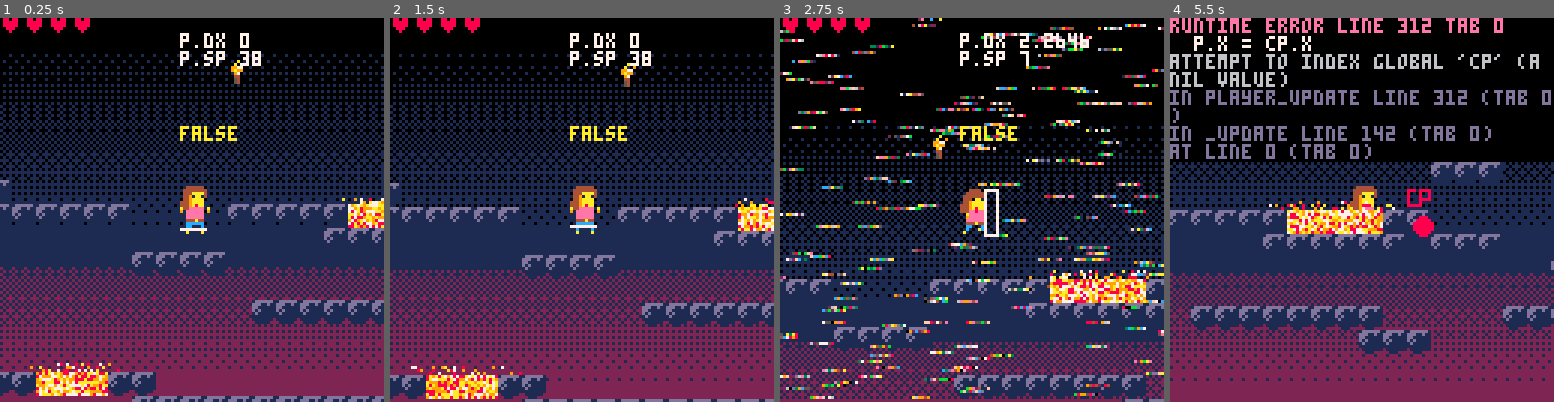
Above: before the commit, frames 1-4 (left to right).
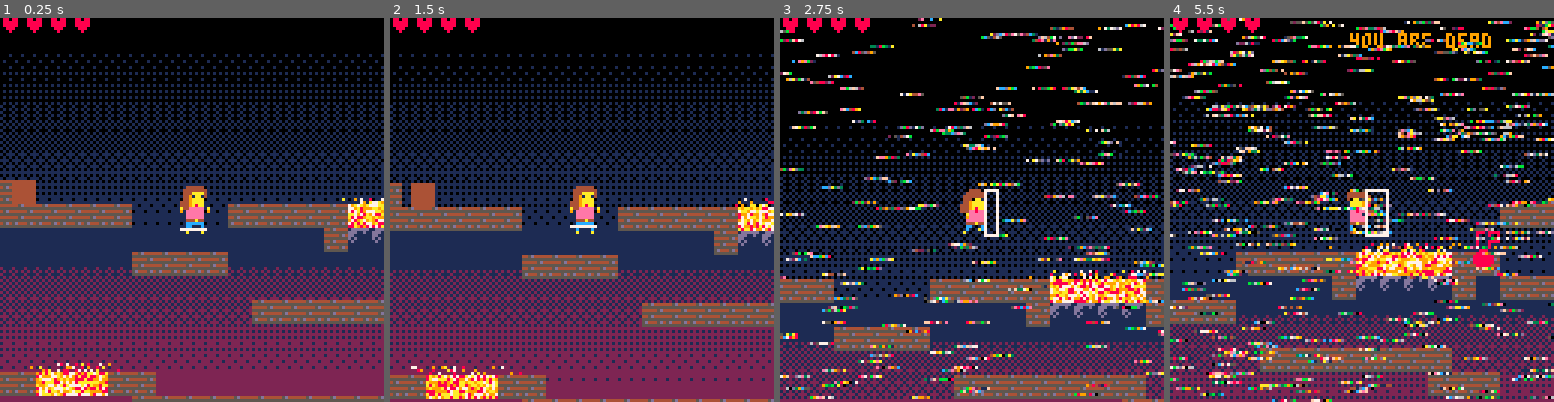
Above: after the commit, the same moments.

Repository: EmilieRobert33/SPOOKJAM
Game: PICO-8 cartridge spookjam.p8
Same seed, same stepped clock (60 frames per second), same inputs: the game is played once before the commit and once after it.
Inputs:
- Up to frame 1 (0.25 s): no input
- Up to frame 2 (1.5 s): tap X (X key) at 0.33, 1.07 s; tap O (Z key) at 0.7 s
- Up to frame 3 (2.75 s): hold Right 1.6-2.1 s; tap O (Z key) at 1.7, 2.1, 2.5 s; tap X (X key) at 1.85 s; hold Right from 2.47 s (still down)
- Up to frame 4 (5.5 s): tap O (Z key) every 0.4 s from 2.9 to 5.3 s; tap X (X key) at 2.97, 4.08, 5.2 s; release Right at 3.03 s; hold Left 3.08-3.58 s; hold Right 4.02-4.68 s; hold Left from 5.08 s (still down)

The runs differ from the first frame. In frame 1, 12% of the frame differs, in the area x 0-100%, y 3-100%; in frame 2, 11%; in frame 3, 9.0%; in frame 4, 49%, in the area x 0-100%, y 0-100%.
Error before the commit: runtime error line 312 tab 0; p.x = cp.x; attempt to index global 'cp' (a nil value)

Commit message:
die before cp and begin plateforme

Diff:
--- a/spookjam.p8
+++ b/spookjam.p8
@@ -43,6 +42,8 @@
 	mask.sp = 46
 	mask.taken = false
 
+	--objet plateforme
+	plateforme = {}
 
 	gravity = 0.3
 	friction = 0.85
@@ -60,6 +61,9 @@
 	--sfx
 	particules = {}
 	explosions = {}
+
+	--plateforme
+	make_plat(10,6)
 
 	------------test---------
 	x1r=0 y1r=0 x2r=0 y2r=0
@@ -112,9 +116,17 @@
 	--mask 2
 	spr(mask.sp,mask.x,mask.y,2,2)
 
+	if(p.mort==true
+	and p.cp==false) then
+		--restart game
+			print("you are dead ",p.x,p.y-51,9)
+	end
 	--sfx
 	draw_explosions()
 	draw_particules()
+
+	--plateforme
+	draw_plat()
 	--------------------------
  --draw pour les fantomes
  --------------------------
@@ -127,10 +139,11 @@
 	--print("⬇️ "..collide_d,p.x,p.y-34)
 	--print(p.sliding,p.x,p.y-34,8)
 	--print(p.running,p.x,p.y-28,9)
-	print(p.cp,p.x,p.y-20,10)
-	print("p.sp "..p.sp,p.x,p.y-45,7)
- print("p.dx "..p.dx,p.x,p.y-51,7)
-
+	--print(p.cp,p.x,p.y-20,10)
+	--print(p.mort,p.x,p.y-30,7)
+-- print("start "..plat.start,p.x,p.y-10,7)
+ --print("plat x"..plat.x,p.x,p.y-18,7)
+ --print("max x"..plat.xmax,p.x,p.y-25,7)
  ------------------------------
  -- dessine la vie
  ------------------------------
@@ -146,6 +159,9 @@
 	player_animate()
  update_f()
 	camera_update()
+
+	--move plat by speed in parameters
+	move_plat(1)
  ---------------
  --ici c'est la lave
  -------------------
@@ -312,10 +328,16 @@
 	--if player collide with lava
 	if(collide_with(p,3)) then
 		p.mort=true
-		p.x = cp.x
-		p.y = cp.y
-		p.mask = cp.mask
-		p.life = cp.life
+		if(p.cp==true) then
+			p.x = cp.x
+			p.y = cp.y
+			p.mask = cp.mask
+			p.life = cp.life
+		else
+		--restart game
+			print("you are dead ",p.x,p.y-51,9)
+		end
+
 	end
 	--if player collides with cp save
 	if(collide_with(p,4)) then
@@ -486,6 +508,33 @@
 ---test----
 -->8
 --sfx
+--plateformes qui bougent
+function make_plat(x,y)
+	plat={}
+	plat.x = x*8
+	plat.y = y*8
+	plat.dx = 0
+	plat.dy = 0
+	plat.sp = 65
+end
+
+--move plateforme
+function move_plat(speed)
+	if(cos(0.25*t())>0) then
+		plat.dx +=speed
+		plat.x=plat.dx
+	end
+	if(cos(0.25*t())<0) then
+		plat.dx -=speed
+		plat.x=plat.dx
+	end
+end
+
+--draw plateforme
+function draw_plat()
+	spr(plat.sp,plat.x,plat.y)
+end
+
 
 --explosion
 function make_explosions(x,y,nb)
@@ -879,14 +928,14 @@
 00cccccc0000000000cc000c0000000000cc000c0000000000cc000c0000000000cccccc0000000000cc000c0000000000c00000c00000000044899989a98900
 00cc000c0000000000c0000c0000000000c0000c0000000000c0000c0000000000cc000c000000000c000000c00000000c0000000c00000000044a999a999000
 00a0000a0000000000a0000a0000000000a0000a0000000000a0000a0000000000a0000a000000000a000000a0000000a00000000a0000000000049a99900000
-1dddddd14444444465556666445d444400000cccccc0000000900000000a00000220022000000000000000000000000000000000000000000000000000000000
-ddd11d114444444460000006555555550000cccccccc0000a009000000a009002ee22e7200110160000000000000000000000000000000000000000000000000
-dd1111114444444460000006444445d4000cc777777cc0000aa97000099770002eeeeee201110116000000000000000000000000000000000000000000000000
-d1d1111144444444600000065555555500c7777777777c000a99900009a990002eeeeee200000000000000000000000000000000000000000000000000000000
-1d1111114444444465556666445d44440c777777777777c000970000009700002eeeeee201110116000000000000000000000000000000000000000000000000
-11111111444444446000000655555555c77ccc7777ccc77c004400000044000002eeee2001110116000000000000000000000000000000000000000000000000
-0111111044444444600000065d4445d4c77ccc7777ccc77c0054000000540000002ee20001110116000000000000000000000000000000000000000000000000
-00111000444444446000000655555555c7ccc777777ccc7c00540000005400000002200001110116000000000000000000000000000000000000000000000000
+445d44444444444465556666445d4444000000000000000000000000000000000000000000000000000000000000000000000000000000000000000000000000
+55555555444444446000000655555555000000000000000000000000000000000000000000000000000000000000000000000000000000000000000000000000
+444445d44444444460000006444445d4000000000000000000000000000000000000000000000000000000000000000000000000000000000000000000000000
+55555555444444446000000655555555000000000000000000000000000000000000000000000000000000000000000000000000000000000000000000000000
+445d44444444444465556666445d4444000000000000000000000000000000000000000000000000000000000000000000000000000000000000000000000000
+55555555444444446000000655555555000000000000000000000000000000000000000000000000000000000000000000000000000000000000000000000000
+5d4445d444444444600000065d4445d4000000000000000000000000000000000000000000000000000000000000000000000000000000000000000000000000
+55555555444444446000000655555555000000000000000000000000000000000000000000000000000000000000000000000000000000000000000000000000
 1dddddd1bbbbbbbb1dddddd100000000c7ccc77cc77ccc7c00000000000000000000000000000000000000000000000000000000000000000000000000000000
 ddd11d11bbbbbbbbddd11d1100000000c77777777777777c00000000000000000000000001110116000000000000000000000000000000000000000000000000
 dd111111bbbbbbbbdd11111100000000c777777cc777777c00000000000000000000000001110116000000000000000000000000000000000000000000000000
@@ -903,7 +952,7 @@
 80008000000000000000000000000000000000000000000000000000000000000000000000000000000000000000000000000000000000000000000000000000
 88888000000000000000000000000000000000000000000000000000000000000000000000000000000000000000000000000000000000000000000000000000
 __gff__
-0000000000000000004000000000000080000000000000000000000000000000000000000000000000000000000004840000000000000000000000000000040401010000000000000000000000000000030309000000000000000000000000001004000000000000000000000000000000000000000000000000000000000000
+000000000000000000400000000000008000000000000000000000000000000000000000000000000000000000000484000000000000000000000000000004040101000101000000000000000000000003030b000000000000000000000000001004000000000000000000000000000000000000000000000000000000000000
 0000000000000000000000000000000000000000000000000000000000000000000000000000000000000000000000000000000000000000000000000000000000000000000000000000000000000000000000000000000000000000000000000000000000000000000000000000000000000000000000000000000000000000
 __map__
 0000000000000000000000000000000000000000000000000000000000000000000000000000000000000000000000000000000000000000000000000000000000000000000000000000000000000000000000000000000000000000000000000000000000000000000000000000000000000000000000000000000000000000
